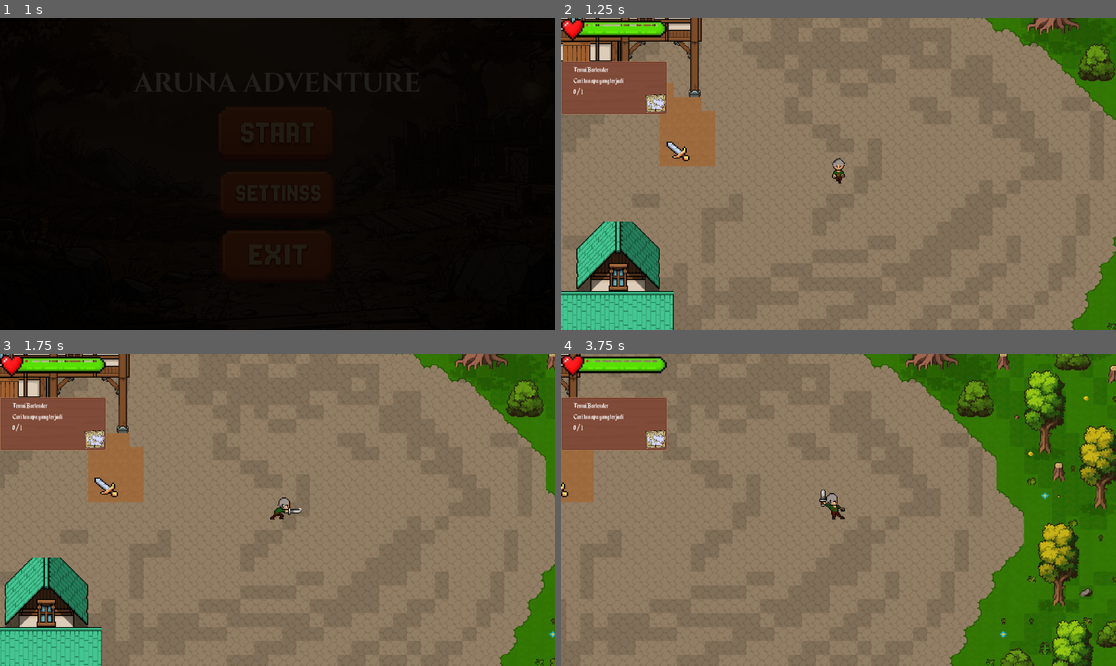
Above: before the commit, frames 1-4 (two rows, left to right).
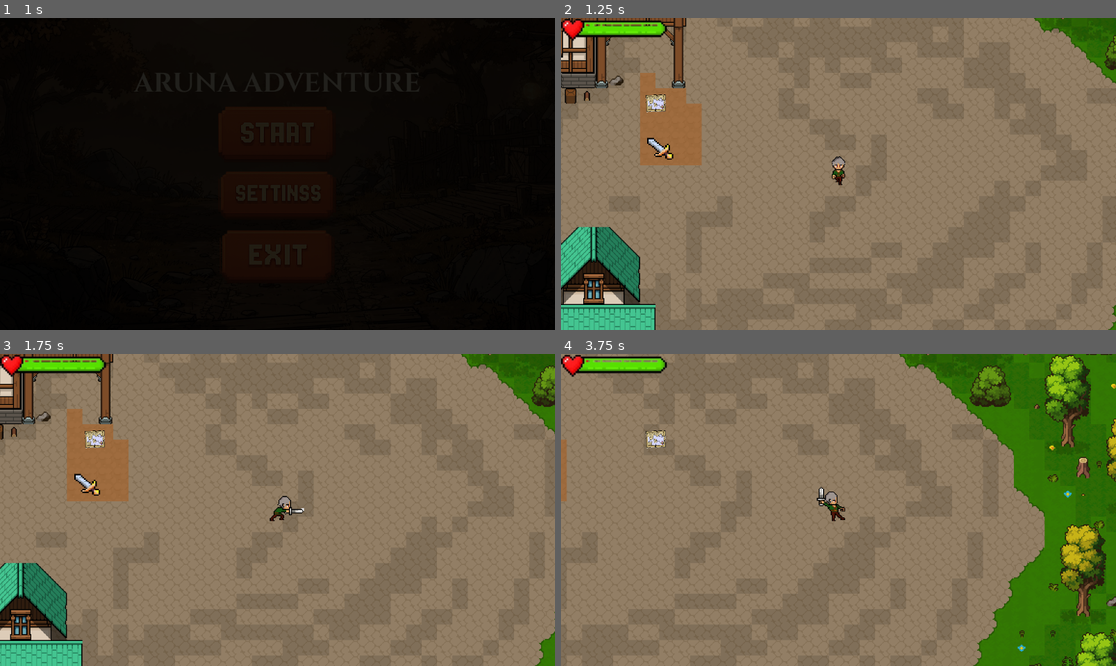
Above: after the commit, the same moments.

Repository: Wannx98/Ojan-Project
Game: Godot game, scene res://Scene/MainMenu.tscn
The game is run twice, just before and just after one commit, with the same random seed, the same clock (stepped at 60 frames per second) and the same inputs.
Inputs (mouse positions are in pixels of both pictures, inside the frame that each line leads up to):
- Up to frame 1 (1 s): click (277, 133) at 0.5 s
- Up to frame 2 (1.25 s): no input
- Up to frame 3 (1.75 s): tap Enter (ui_accept) at 1.25, 1.52 s; move the mouse to (399, 494) at 1.27 s; hold Right (ui_right) from 1.28 s (still down); click (399, 494) at 1.35 s
- Up to frame 4 (3.75 s): release Right (ui_right) at 2 s; drag from (727, 525) to (860, 510) at 2.02 s; move the mouse to (894, 441) at 2.77 s; hold Right (ui_right) 2.78-3.5 s; hold Space (next_dialog) 2.78-3.5 s; drag from (810, 572) to (672, 463) at 3.52 s

Frame 1 is identical in both runs. In frame 2, 19% of the frame differs, in the area x 0-100%, y 0-100%; in frame 3, 19%; in frame 4, 20%.

Commit message:
UI fix

Diff:
--- a/MAIN/main_scene.tscn
+++ b/MAIN/main_scene.tscn
@@ -58,7 +58,7 @@
 player_stats = SubResource("Resource_1d8q1")
 
 [node name="Camera2D" type="Camera2D" parent="PlayerMC" unique_id=354450651]
-zoom = Vector2(1.8, 1.8)
+zoom = Vector2(2, 2)
 
 [node name="MapHolder" type="Node2D" parent="." unique_id=742908980]
 
--- a/QuestSystem/QuestUI/QuestUI.tscn
+++ b/QuestSystem/QuestUI/QuestUI.tscn
@@ -12,21 +12,21 @@
 texture_margin_right = 10.0
 texture_margin_bottom = 10.0
 
-[node name="QuestUI" type="CanvasLayer"]
+[node name="QuestUI" type="CanvasLayer" unique_id=1109047265]
 script = ExtResource("1_0fjs1")
 
-[node name="Panel" type="Panel" parent="."]
+[node name="Panel" type="Panel" parent="." unique_id=1127688543]
 anchors_preset = 15
 anchor_right = 1.0
 anchor_bottom = 1.0
 offset_top = 90.0
-offset_right = -932.0
-offset_bottom = -448.0
+offset_right = -1653.8597
+offset_bottom = -844.0
 grow_horizontal = 2
 grow_vertical = 2
 theme_override_styles/panel = SubResource("StyleBoxTexture_1enoq")
 
-[node name="VBoxContainer" type="VBoxContainer" parent="Panel"]
+[node name="VBoxContainer" type="VBoxContainer" parent="Panel" unique_id=1768619902]
 z_index = 1
 layout_mode = 0
 offset_left = 26.0
@@ -34,20 +34,20 @@
 offset_right = 86.0
 offset_bottom = 120.0
 
-[node name="QuestTitle" type="Label" parent="Panel/VBoxContainer"]
+[node name="QuestTitle" type="Label" parent="Panel/VBoxContainer" unique_id=2147069444]
 z_index = 1
 layout_mode = 2
 theme_override_fonts/font = ExtResource("3_x2b53")
 
-[node name="QuestDescription" type="Label" parent="Panel/VBoxContainer"]
+[node name="QuestDescription" type="Label" parent="Panel/VBoxContainer" unique_id=138180681]
 layout_mode = 2
 theme_override_fonts/font = ExtResource("3_x2b53")
 
-[node name="QuestProgressText" type="Label" parent="Panel/VBoxContainer"]
+[node name="QuestProgressText" type="Label" parent="Panel/VBoxContainer" unique_id=49429602]
 layout_mode = 2
 theme_override_fonts/font = ExtResource("3_x2b53")
 
-[node name="TextureRect" type="TextureRect" parent="."]
+[node name="TextureRect" type="TextureRect" parent="." unique_id=802908291]
 offset_left = 172.0
 offset_top = 156.0
 offset_right = 218.85715
Not shown: 1 places in QuestSystem/QuestUI/QuestUI.tscn that only renumber resources
